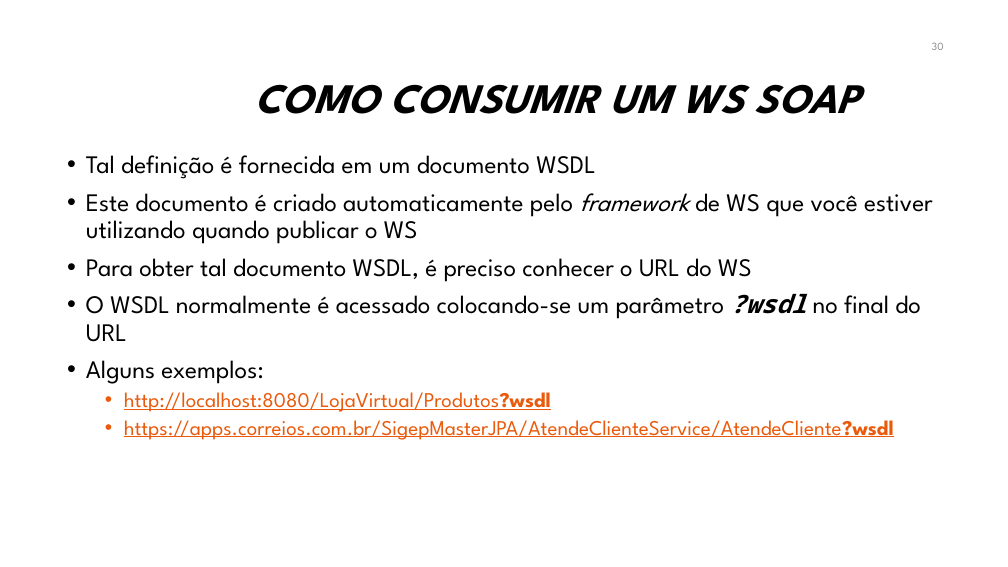
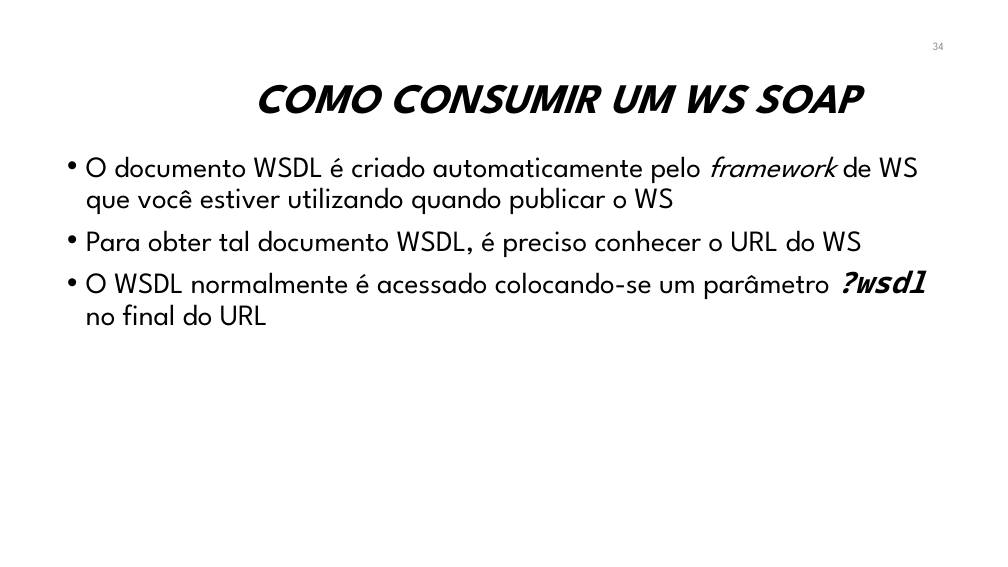
Before and after one commit to manoelcampos/sistemas-distribuidos, a slide deck: slide 34 of projects/08-webservices/webservices.pptx (slide 30 before the commit). Drawn at 1008x567 pixels with LibreOffice and Linux fonts; fonts in the diff are those of the drawing; background and template pictures are left out. Boxes give left, top, right and bottom in pixels: in the first picture for what was removed or moved away, otherwise in the second. Text is boxed around its words. In the diff, an @@ line names an element or a change of style, - is before the commit and + after.

```diff
--- a/projects/08-webservices/webservices.pptx
+++ b/projects/08-webservices/webservices.pptx
@@ page number at (x1=933, y1=42, x2=944, y2=50): text changed @@
-30
+34
@@ text at (x1=86, y1=156, x2=918, y2=214): text changed; size 24 to 28 pt @@
-• Tal definição é fornecida em um documento WSDL
-• Este documento é criado automaticamente pelo framework de WS que você estiver utilizando quando publicar o WS
+• O documento WSDL é criado automaticamente pelo framework de WS que você estiver utilizando quando publicar o WS
@@ text at (x1=86, y1=230, x2=925, y2=326): size 24 to 28 pt in "Para obter tal documento WSDL, é preciso ...", "O WSDL normalmente é acessado colocando-se um ..." @@
@@ text at (x1=86, y1=360, x2=894, y2=440): paragraphs removed @@
-• Alguns exemplos:
-  • http://localhost:8080/LojaVirtual/Produtos?wsdl
-  • https://apps.correios.com.br/SigepMasterJPA/AtendeClienteService/AtendeCliente?wsdl
```
Also in this commit, not shown: 25 other slides changed, 5 slides added, 5 other files.
